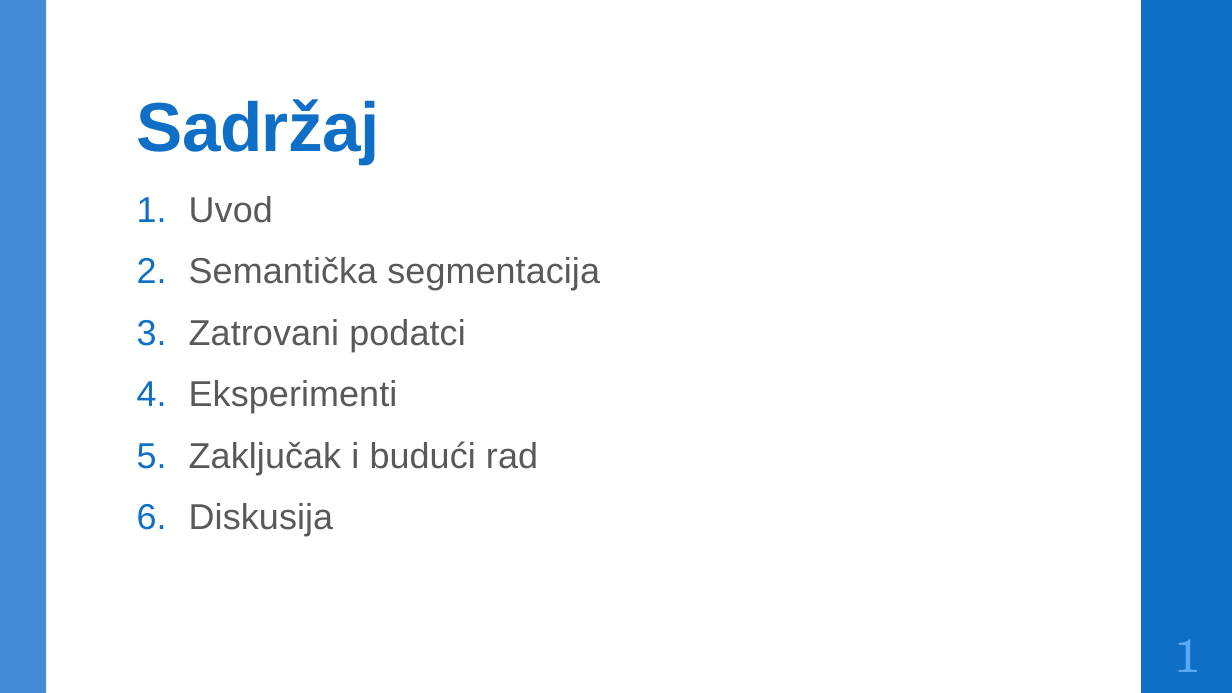
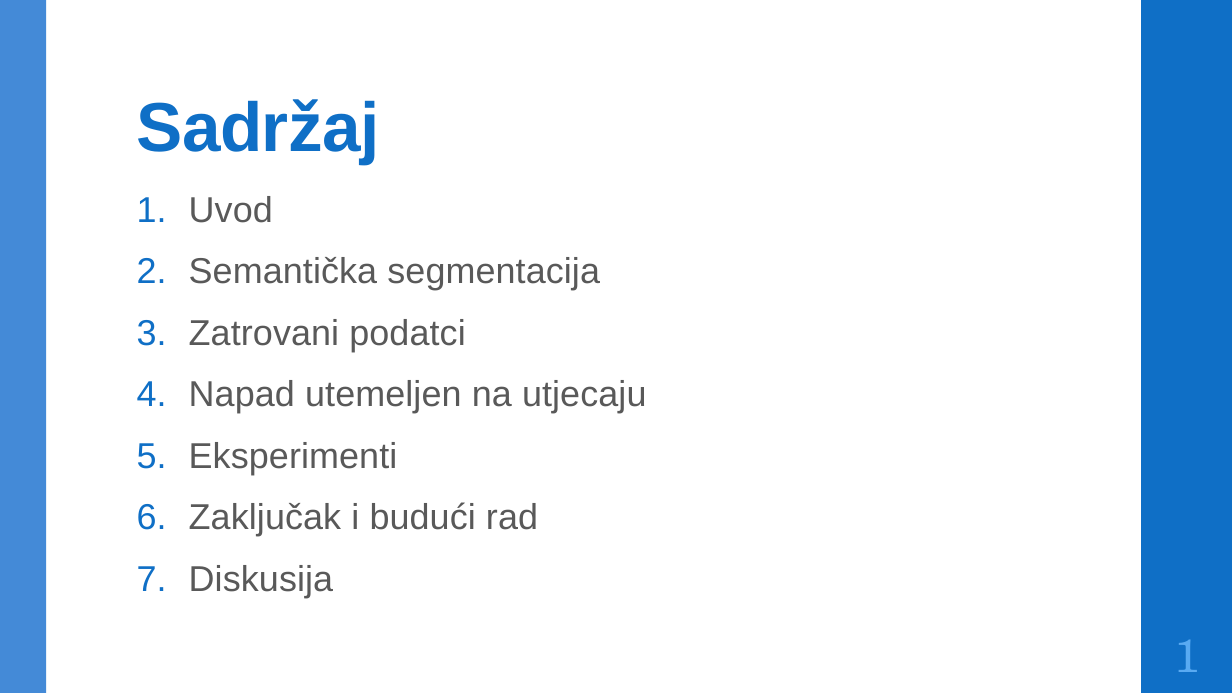
Before and after one commit to DomJamb/Seminar, a slide deck: slide 2 of Dokumentacija/Prezentacija/Trojanski napadi na modele za semantičku segmentaciju.pptx. Drawn at 1232x693 pixels with LibreOffice and Linux fonts; fonts in the diff are those of the drawing. Boxes give left, top, right and bottom in pixels: in the first picture for what was removed or moved away, otherwise in the second. Text is boxed around its words. In the diff, an @@ line names an element or a change of style, - is before the commit and + after.

```diff
--- a/Dokumentacija/Prezentacija/Trojanski napadi na modele za semantičku segmentaciju.pptx
+++ b/Dokumentacija/Prezentacija/Trojanski napadi na modele za semantičku segmentaciju.pptx
@@ text at bbox=[189, 380, 646, 413]: paragraph added @@
+4. Napad utemeljen na utjecaju
```
Also in this commit, not shown: 4 other slides changed, 4 slides added, 4 slides removed, 3 other files.
